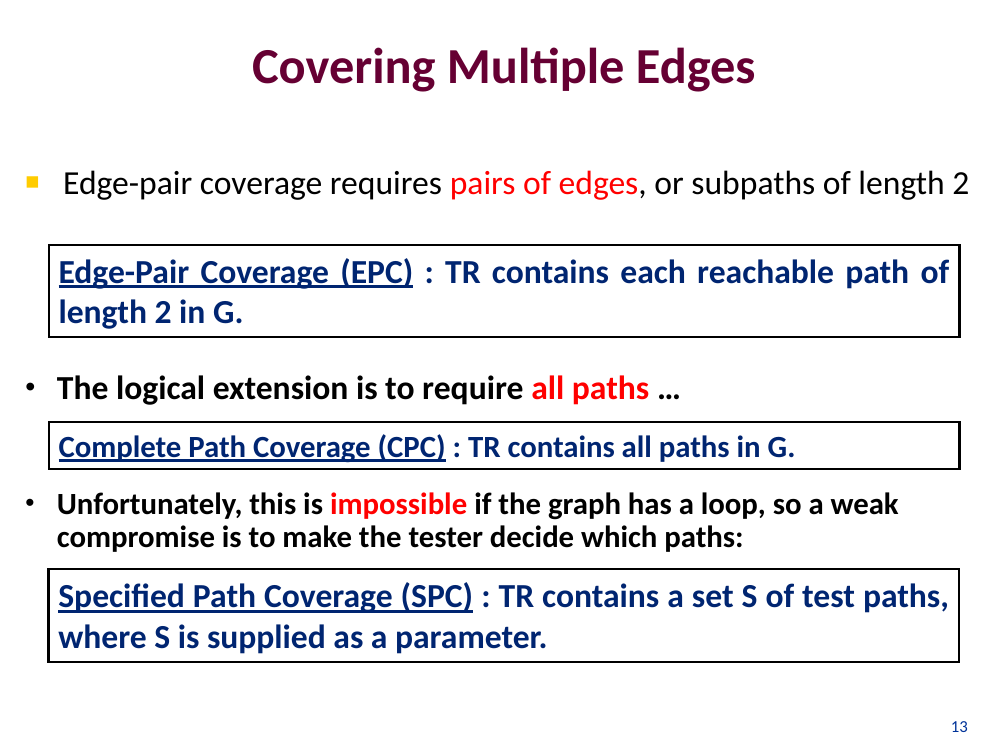
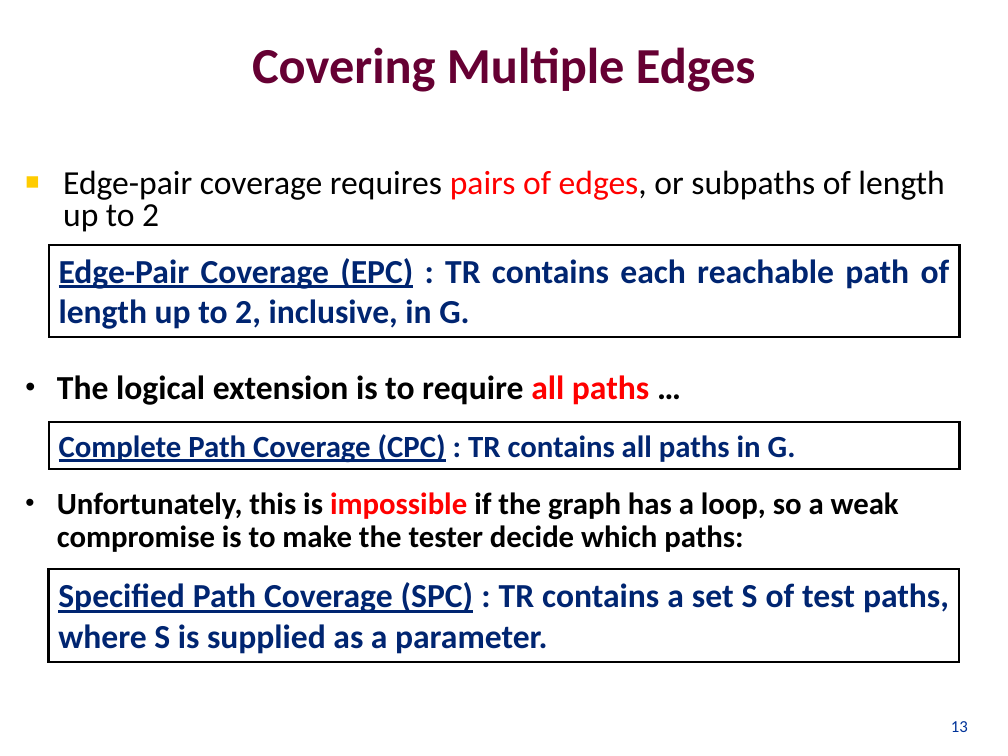
Before and after one commit to swtv-kaist/cs458-spring23, a slide deck: slide 13 of 2-coverage/lec4-graph_coverage-v4.pptx. Drawn at 1008x756 pixels with LibreOffice and Linux fonts; fonts in the diff are those of the drawing; background and template pictures are left out. Boxes give left, top, right and bottom in pixels: in the first picture for what was removed or moved away, otherwise in the second. Text is boxed around its words. In the diff, an @@ line names an element or a change of style, - is before the commit and + after.

```diff
--- a/2-coverage/lec4-graph_coverage-v4.pptx
+++ b/2-coverage/lec4-graph_coverage-v4.pptx
@@ text at (63, 170, 944, 232): text changed @@
-■ Edge-pair coverage requires pairs of edges, or subpaths of length 2
+■ Edge-pair coverage requires pairs of edges, or subpaths of length up to 2
@@ text in rectangle at (59, 258, 950, 329): text changed @@
-Edge-Pair Coverage (EPC) : TR contains each reachable path of length 2 in G.
+Edge-Pair Coverage (EPC) : TR contains each reachable path of length up to 2, inclusive, in G.
```
Also in this commit, not shown: 1 other slide changed, 3 other files.
